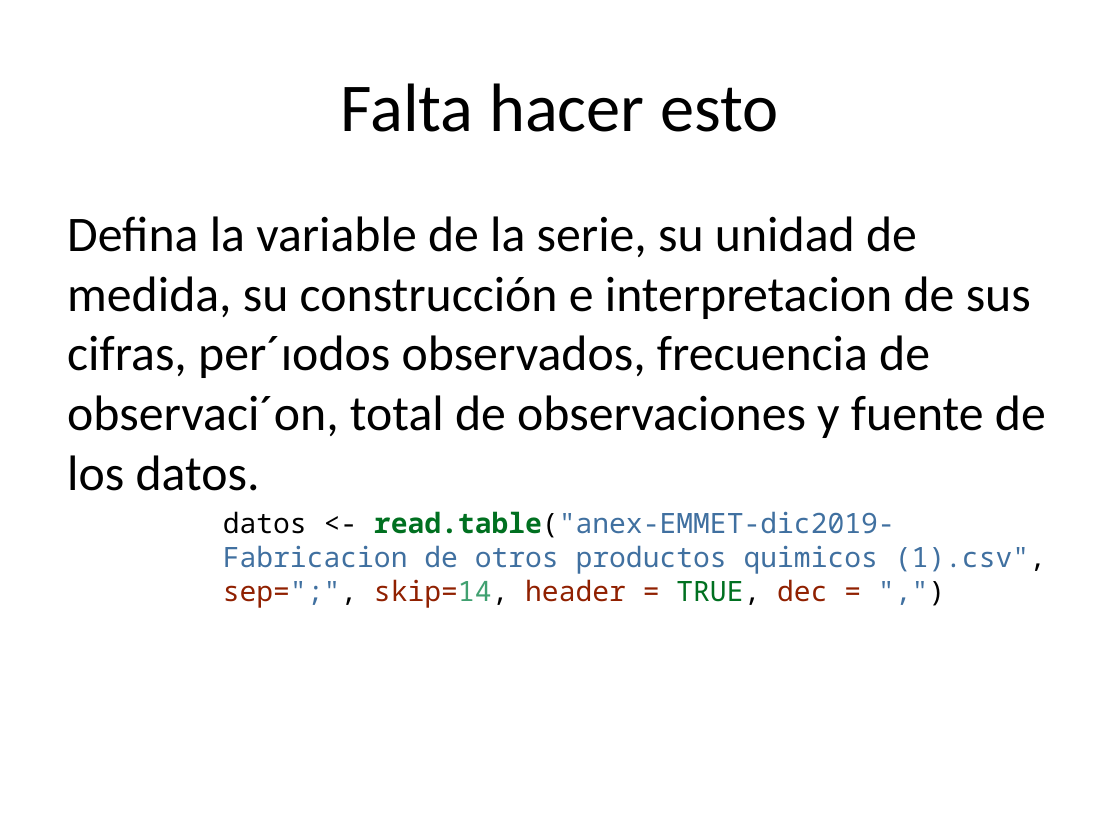
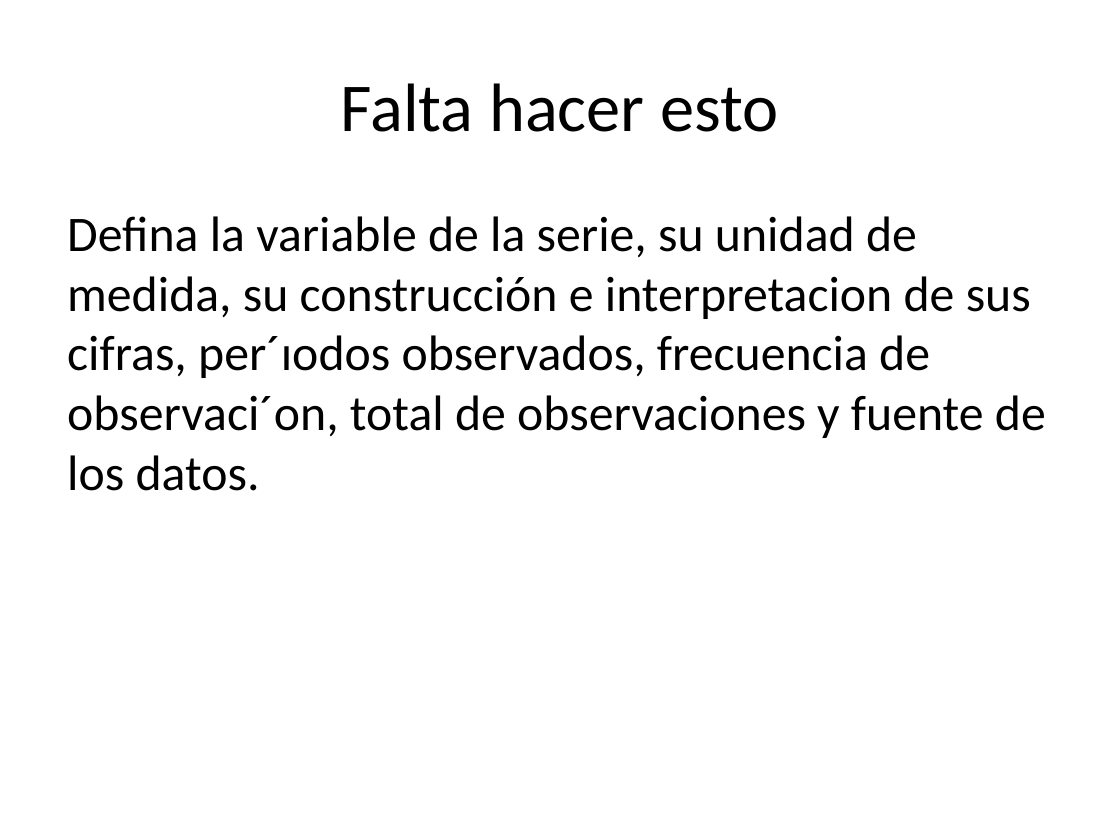
Before and after one commit to Jennifer-Salazar/Trabajo-1-Estadistica-3, a slide deck: slide 2 of Borrador.pptx. Drawn at 1120x840 pixels with LibreOffice and Linux fonts; fonts in the diff are those of the drawing. Boxes give left, top, right and bottom in pixels: in the first picture for what was removed or moved away, otherwise in the second. Text is boxed around its words. In the diff, an @@ line names an element or a change of style, - is before the commit and + after.

```diff
--- a/Borrador.pptx
+++ b/Borrador.pptx
@@ text at [223,511,1046,608]: paragraph removed @@
-datos <- read.table("anex-EMMET-dic2019-Fabricacion de otros productos quimicos (1).csv", sep=";", skip=14, header = TRUE, dec = ",")
```
Also in this commit, not shown: 1 other slide changed, 39 slides added, 1 slide removed, 1 other file.
